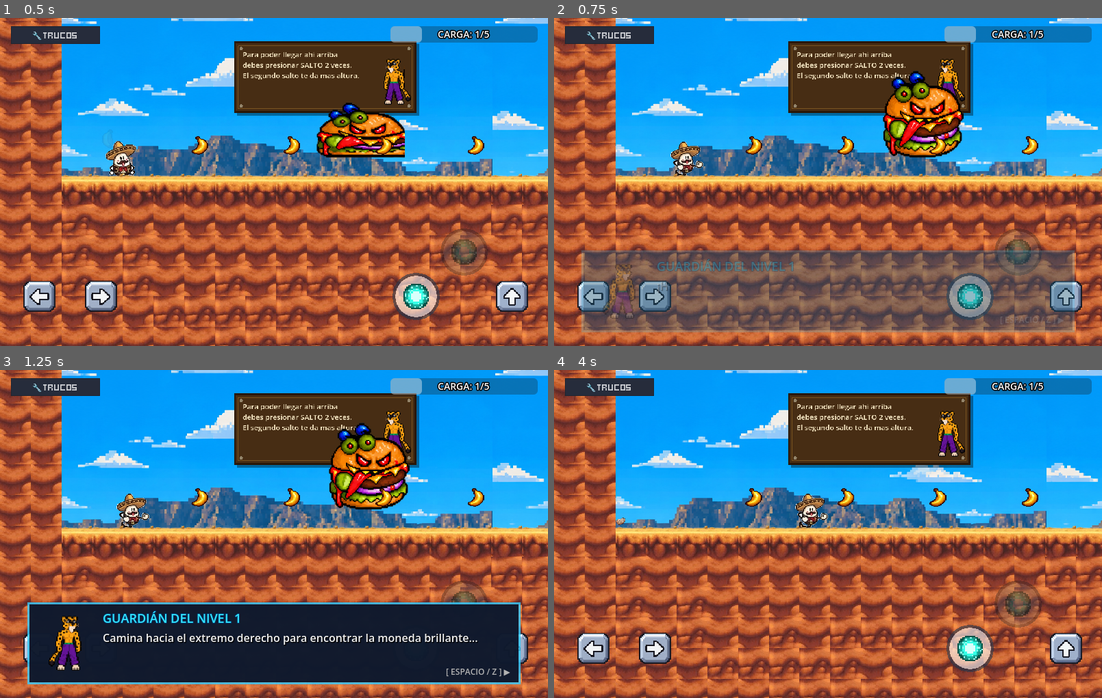
Above: before the commit, frames 1-4 (two rows, left to right).
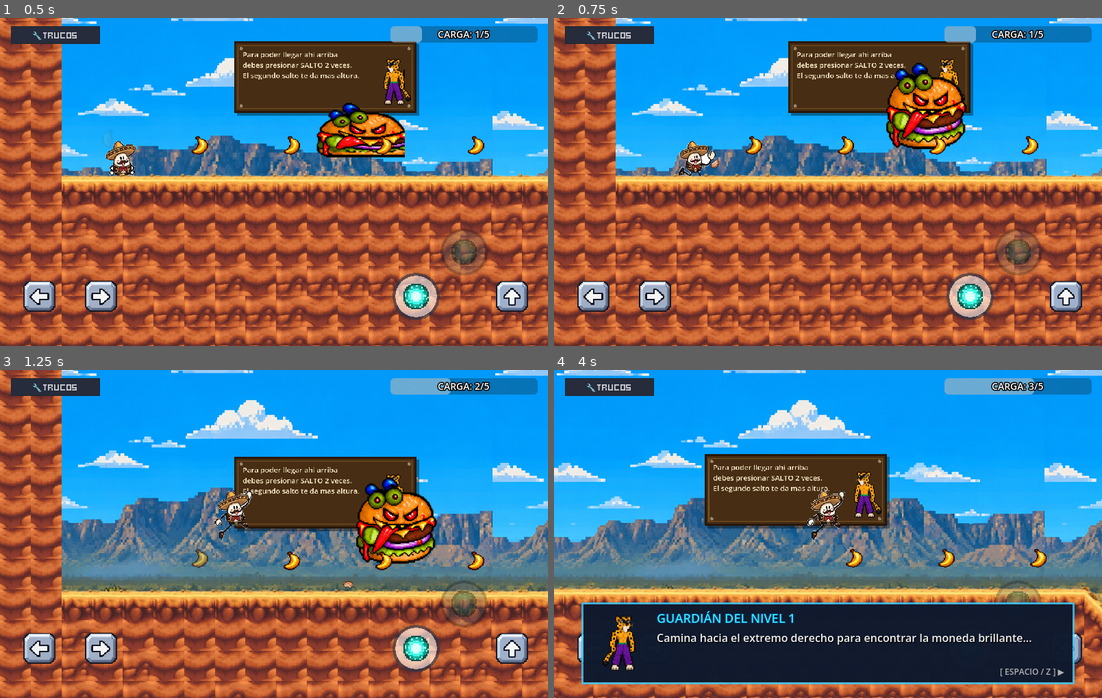
Above: after the commit, the same moments.

Repository: 2330215/aaaaaaaaaaa
Game: Godot game, scene res://game_singleplayer.tscn
Same seed, same stepped clock (60 frames per second), same inputs: the game is played once before the commit and once after it.
Inputs (mouse positions are in pixels of both pictures, inside the frame that each line leads up to):
- Up to frame 1 (0.5 s): no input
- Up to frame 2 (0.75 s): tap Enter (ui_accept) at 0.5 s; move the mouse to (948, 83) at 0.52 s; hold Right (move_right) from 0.53 s (still down); hold Enter (ui_accept) from 0.53 s (still down); click (948, 83) at 0.67 s
- Up to frame 3 (1.25 s): keep holding Right (move_right); keep holding Enter (ui_accept); tap Up (jump) at 0.77, 0.8, 1.07 s
- Up to frame 4 (4 s): move the mouse to (718, 550) at 1.27 s; release Enter (ui_accept) at 1.28 s; tap Up (jump) at 1.35, 1.52, 1.82, 2.3, 3.02, 3.32, 3.77, 3.8 s; tap Enter (ui_accept) at 1.55, 3.05 s; move the mouse to (882, 461) at 2.02 s; release Right (move_right) at 2.03 s; hold Left (move_left) 2.03-2.78 s; hold Space (shoot) 2.03-2.78 s; move the mouse to (800, 599) at 2.77 s; hold Right (move_right) from 2.78 s (still down); tap X (special_attack) at 2.85 s; click (800, 599) at 2.92 s; move the mouse to (992, 583) at 3.52 s; hold Enter (ui_accept) from 3.53 s (still down)

Frame 1 is identical in both runs. In frame 2, 26% of the frame differs, in the area x 5-95%, y 10-96%; in frame 3, 63%; in frame 4, 69%, in the area x 0-100%, y 0-100%.

Commit message:
enemigo papa

Diff:
--- a/enemy/dialogue_enemy.gd
+++ b/enemy/dialogue_enemy.gd
@@ -38,6 +38,8 @@
 		and (event as InputEventMouseButton).button_index == MOUSE_BUTTON_LEFT \
 		and (event as InputEventMouseButton).pressed
 	if is_tap or is_click:
+		if _player_in_range == null:
+			return
 		_open_dialogue()
 
 
--- a/enemy/enemy_papa.gd
+++ b/enemy/enemy_papa.gd
@@ -1,25 +1,128 @@
-extends CharacterBody2D
+extends Enemy
+
+const PAPA_SCENE = preload("res://enemy/papa_projectile.tscn")
+
+@export var move_speed: float = 80.0
+@export var stop_distance: float = 120.0
+@export var attack_range: float = 300.0
+@export var attack_cooldown: float = 2.0
+
+@onready var lanzamiento: Marker2D = $LanzamientoPapa
+
+var attack_timer: float = 0.0
 
 
-const SPEED = 300.0
-const JUMP_VELOCITY = -400.0
+func _ready() -> void:
+	if not animation_player.animation_finished.is_connected(_on_animation_finished):
+		animation_player.animation_finished.connect(_on_animation_finished)
 
 
-func _process(delta):
-	# Add the gravity.
+func _physics_process(delta: float) -> void:
+	if _state == State.DEAD:
+		return
+
+	attack_timer -= delta
+
 	if not is_on_floor():
-		velocity += get_gravity() * delta
+		velocity.y += gravity * delta
+	else:
+		velocity.y = 0.0
 
-	# Handle jump.
-	if Input.is_action_just_pressed("ui_accept") and is_on_floor():
-		velocity.y = JUMP_VELOCITY
+	var jugador := obtener_jugador()
 
-	# Get the input direction and handle the movement/deceleration.
-	# As good practice, you should replace UI actions with custom gameplay actions.
-	var direction := Input.get_axis("ui_left", "ui_right")
-	if direction:
-		velocity.x = direction * SPEED
+	if animation_player.current_animation == &"ataque":
+		velocity.x = 0.0
+
+	elif jugador != null:
+		var distancia_x := jugador.global_position.x - global_position.x
+
+		if absf(distancia_x) > stop_distance:
+			velocity.x = signf(distancia_x) * move_speed
+			sprite.flip_h = velocity.x < 0.0
+
+			if animation_player.current_animation != &"movimiento":
+				animation_player.play("movimiento")
+		else:
+			velocity.x = 0.0
+
+			if animation_player.current_animation != &"idle":
+				animation_player.play("idle")
+
+		if attack_timer <= 0.0 and obtener_jugador_cercano() != null:
+			atacar()
+			attack_timer = attack_cooldown
+
 	else:
-		velocity.x = move_toward(velocity.x, 0, SPEED)
+		velocity.x = 0.0
+
+		if animation_player.current_animation != &"idle":
+			animation_player.play("idle")
 
 	move_and_slide()
+
+
+func obtener_jugador() -> Player:
+	var jugador_cercano: Player = null
+	var distancia_minima := INF
+
+	for nodo in get_tree().get_nodes_in_group("player"):
+		if nodo is Player:
+			var distancia := global_position.distance_to(nodo.global_position)
+
+			if distancia < distancia_minima:
+				distancia_minima = distancia
+				jugador_cercano = nodo
+
+	return jugador_cercano
+
+
+func obtener_jugador_cercano() -> Player:
+	var jugador := obtener_jugador()
+
+	if jugador != null:
+		if global_position.distance_to(jugador.global_position) <= attack_range:
+			return jugador
+
+	return null
+
+
+func atacar() -> void:
+	if obtener_jugador_cercano() != null:
+		animation_player.play("ataque")
+
+
+func lanzar_papa() -> void:
+	var jugador := obtener_jugador_cercano()
+
+	if jugador == null or lanzamiento == null:
+		return
+
+	var papa = PAPA_SCENE.instantiate()
+
+	if papa == null:
+		return
+
+	papa.global_position = lanzamiento.global_position
+	papa.direction = lanzamiento.global_position.direction_to(jugador.global_position)
+
+	get_tree().current_scene.add_child(papa)
+
+
+func destroy() -> void:
+	if _state == State.DEAD:
+		return
+
+	_state = State.DEAD
+	velocity = Vector2.ZERO
+
+	if animation_player.has_animation(&"destroy"):
+		animation_player.play("destroy")
+	else:
+		queue_free()
+
+
+func _on_animation_finished(animation_name: StringName) -> void:
+	if animation_name == &"ataque":
+		animation_player.play("idle")
+	elif animation_name == &"destroy":
+		queue_free()
--- a/enemy/enemy_papa.tscn
+++ b/enemy/enemy_papa.tscn
@@ -1,7 +1,7 @@
 [gd_scene format=3 uid="uid://b6mi6l3tkae6h"]
 
 [ext_resource type="Script" uid="uid://btmm3bq7d2ge1" path="res://enemy/enemy_papa.gd" id="1_dfoyh"]
-[ext_resource type="Texture2D" uid="uid://d28b334tca4sa" path="res://enemy/papas.png" id="2_dfoyh"]
+[ext_resource type="Texture2D" uid="uid://deovbng166f6j" path="res://enemy/papa_completo.png" id="2_dfoyh"]
 [ext_resource type="Texture2D" uid="uid://coj0d33vyyqx1" path="res://player/bullet.webp" id="3_opqih"]
 [ext_resource type="AudioStream" uid="uid://dm7wsawmylc7b" path="res://enemy/hit.wav" id="4_1tfpt"]
 [ext_resource type="AudioStream" uid="uid://duwm7i44o75o2" path="res://enemy/explode.wav" id="5_835tt"]
@@ -69,6 +69,36 @@
 "transitions": PackedFloat32Array(1),
 "update": 1,
 "values": [7]
+}
+
+[sub_resource type="Animation" id="Animation_5dlo2"]
+resource_name = "ataque"
+length = 0.46666667
+tracks/0/type = "value"
+tracks/0/imported = false
+tracks/0/enabled = true
+tracks/0/path = NodePath("Sprite2D:frame")
+tracks/0/interp = 1
+tracks/0/loop_wrap = true
+tracks/0/keys = {
+"times": PackedFloat32Array(0, 0.099999994, 0.2, 0.3, 0.4),
+"transitions": PackedFloat32Array(1, 1, 1, 1, 1),
+"update": 0,
+"values": [7, 8, 9, 10, 11]
+}
+tracks/1/type = "method"
+tracks/1/imported = false
+tracks/1/enabled = true
+tracks/1/path = NodePath(".")
+tracks/1/interp = 1
+tracks/1/loop_wrap = true
+tracks/1/keys = {
+"times": PackedFloat32Array(0.46666667),
+"transitions": PackedFloat32Array(1),
+"values": [{
+"args": [],
+"method": &"lanzar_papa"
+}]
 }
 
 [sub_resource type="Animation" id="2"]
@@ -241,6 +271,7 @@
 }
 
 [sub_resource type="Animation" id="4"]
+length = 0.76666665
 loop_mode = 1
 tracks/0/type = "value"
 tracks/0/imported = false
@@ -249,15 +280,16 @@
 tracks/0/interp = 1
 tracks/0/loop_wrap = true
 tracks/0/keys = {
-"times": PackedFloat32Array(0, 0.06666667, 0.13333333, 0.16666667, 0.23333333, 0.312375, 0.37485, 0.46666667, 0.4998, 0.562275, 0.6, 0.62475, 0.7497, 0.812175, 0.87465, 0.937125),
-"transitions": PackedFloat32Array(1, 1, 1, 1, 1, 1, 1, 1, 1, 1, 1, 1, 1, 1, 1, 1),
-"update": 1,
-"values": [0, 1, 11, 3, 4, 5, 6, 7, 8, 9, 2, 10, 12, 13, 14, 15]
+"times": PackedFloat32Array(0, 0.099999994, 0.2, 0.3, 0.4, 0.5, 0.6, 0.7),
+"transitions": PackedFloat32Array(1, 1, 1, 1, 1, 1, 1, 1),
+"update": 1,
+"values": [0, 1, 2, 3, 4, 5, 6, 7]
 }
 
 [sub_resource type="AnimationLibrary" id="AnimationLibrary_0kjfc"]
 _data = {
 &"RESET": SubResource("8"),
+&"ataque": SubResource("Animation_5dlo2"),
 &"destroy": SubResource("2"),
 &"idle": SubResource("3"),
 &"rebote": SubResource("Animation_pmsee"),
@@ -265,7 +297,7 @@
 }
 
 [sub_resource type="RectangleShape2D" id="RectangleShape2D_cw150"]
-size = Vector2(26.857141, 22.28571)
+size = Vector2(21.714272, 20.57143)
 
 [sub_resource type="CanvasItemMaterial" id="6"]
 blend_mode = 1
@@ -291,18 +323,25 @@
 
 [node name="Sprite2D" type="Sprite2D" parent="." unique_id=113791239]
 material = SubResource("1")
-position = Vector2(4.000002, -7.6293945e-06)
-scale = Vector2(0.8, 0.8)
+position = Vector2(26.000004, 8.000001)
+scale = Vector2(0.23730174, 0.23730174)
 texture = ExtResource("2_dfoyh")
 flip_h = true
 hframes = 7
-vframes = 8
+vframes = 2
 
 [node name="AnimationPlayer" type="AnimationPlayer" parent="." unique_id=1500713053]
 libraries/ = SubResource("AnimationLibrary_0kjfc")
 
+[node name="LanzamientoPapa" type="Marker2D" parent="." unique_id=1427923324]
+position = Vector2(26, 10.000001)
+rotation = -1.5708
+scale = Vector2(3.5, 3.5)
+
 [node name="CollisionShape2D" type="CollisionShape2D" parent="." unique_id=1031691809]
-position = Vector2(17.000002, 9.999998)
+light_mask = 3
+visibility_layer = 3
+position = Vector2(26, 10.000001)
 rotation = -1.5708
 scale = Vector2(3.5, 3.5)
 shape = SubResource("RectangleShape2D_cw150")
--- /dev/null
+++ b/enemy/papa_projectile.gd
@@ -0,0 +1,20 @@
+extends RigidBody2D
+
+@export var speed: float = 450.0
+
+var direction: Vector2 = Vector2.RIGHT
+
+
+func _ready() -> void:
+	gravity_scale = 0.0
+	linear_velocity = direction.normalized() * speed
+	rotation = direction.angle()
+
+	await get_tree().create_timer(3.0).timeout
+	queue_free()
+
+
+func _on_body_entered(body: Node) -> void:
+	if body is Player:
+		body.die()
+		queue_free()
--- /dev/null
+++ b/enemy/papa_projectile.tscn
@@ -0,0 +1,141 @@
+[gd_scene format=3 uid="uid://c1lwbj73jooea"]
+
+[ext_resource type="Script" uid="uid://tj7xirn4vnup" path="res://enemy/papa_projectile.gd" id="1_h13w0"]
+[ext_resource type="Texture2D" uid="uid://coj0d33vyyqx1" path="res://player/bullet.webp" id="2_b1par"]
+[ext_resource type="Texture2D" uid="uid://bd8yljg0haegu" path="res://enemy/papa_proyectil.png" id="3_h13w0"]
+
+[sub_resource type="CanvasItemMaterial" id="1"]
+
+[sub_resource type="CanvasItemMaterial" id="2"]
+blend_mode = 1
+
+[sub_resource type="CanvasItemMaterial" id="3"]
+
+[sub_resource type="CanvasItemMaterial" id="CanvasItemMaterial_ltbhv"]
+blend_mode = 1
+
+[sub_resource type="Gradient" id="Gradient_o13ul"]
+interpolation_mode = 2
+colors = PackedColorArray(1, 1, 1, 1, 1, 1, 1, 0)
+
+[sub_resource type="GradientTexture2D" id="GradientTexture2D_0sj74"]
+gradient = SubResource("Gradient_o13ul")
+fill = 1
+fill_from = Vector2(0.5, 0.5)
+fill_to = Vector2(0.5, 0.01)
+
+[sub_resource type="RectangleShape2D" id="RectangleShape2D_dfoyh"]
+size = Vector2(20, 12)
+
+[sub_resource type="Animation" id="Animation_v7668"]
+length = 0.001
+tracks/0/type = "value"
+tracks/0/imported = false
+tracks/0/enabled = true
+tracks/0/path = NodePath("Sprite2D:modulate")
+tracks/0/interp = 1
+tracks/0/loop_wrap = true
+tracks/0/keys = {
+"times": PackedFloat32Array(0),
+"transitions": PackedFloat32Array(1),
+"update": 0,
+"values": [Color(1, 1, 1, 1)]
+}
+
+[sub_resource type="Animation" id="5"]
+resource_name = "destroy"
+length = 0.3
+tracks/0/type = "method"
+tracks/0/imported = false
+tracks/0/enabled = true
+tracks/0/path = NodePath(".")
+tracks/0/interp = 1
+tracks/0/loop_wrap = true
+tracks/0/keys = {
+"times": PackedFloat32Array(0.3),
+"transitions": PackedFloat32Array(1),
+"values": [{
+"args": [],
+"method": &"queue_free"
+}]
+}
+tracks/1/type = "value"
+tracks/1/imported = false
+tracks/1/enabled = true
+tracks/1/path = NodePath("CPUParticles2D:self_modulate")
+tracks/1/interp = 1
+tracks/1/loop_wrap = true
+tracks/1/keys = {
+"times": PackedFloat32Array(0, 0.3),
+"transitions": PackedFloat32Array(1, 1),
+"update": 0,
+"values": [Color(1, 1, 1, 1), Color(1, 1, 1, 0)]
+}
+tracks/2/type = "value"
+tracks/2/imported = false
+tracks/2/enabled = true
+tracks/2/path = NodePath("Sprite2D:modulate")
+tracks/2/interp = 1
+tracks/2/loop_wrap = true
+tracks/2/keys = {
+"times": PackedFloat32Array(0, 0.3),
+"transitions": PackedFloat32Array(1, 1),
+"update": 0,
+"values": [Color(1, 1, 1, 1), Color(1, 1, 1, 0)]
+}
+
+[sub_resource type="AnimationLibrary" id="AnimationLibrary_iv8gr"]
+_data = {
+&"RESET": SubResource("Animation_v7668"),
+&"destroy": SubResource("5")
+}
+
+[node name="Bullet" type="RigidBody2D" unique_id=686454690]
+z_index = 5
+material = SubResource("1")
+scale = Vector2(0.5, 0.5)
+collision_layer = 18
+collision_mask = 26
+mass = 0.0283333
+gravity_scale = 0.1
+continuous_cd = 2
+contact_monitor = true
+max_contacts_reported = 1
+script = ExtResource("1_h13w0")
+
+[node name="CPUParticles2D" type="CPUParticles2D" parent="." unique_id=1202721833]
+self_modulate = Color(1, 1, 1, 0)
+material = SubResource("2")
+emitting = false
+texture = ExtResource("2_b1par")
+lifetime = 0.1
+speed_scale = 3.0
+spread = 0.0
+gravity = Vector2(0, 0)
+color = Color(1, 1, 1, 0.705882)
+
+[node name="Sprite2D" type="Sprite2D" parent="." unique_id=715704943]
+material = SubResource("3")
+position = Vector2(1.9999962, -2)
+scale = Vector2(0.022617811, 0.023490412)
+texture = ExtResource("3_h13w0")
+
+[node name="Glow" type="Sprite2D" parent="Sprite2D" unique_id=1873109458]
+modulate = Color(0.501961, 1, 1, 0.25098)
+material = SubResource("CanvasItemMaterial_ltbhv")
+scale = Vector2(0.667, 0.667)
+texture = SubResource("GradientTexture2D_0sj74")
+
+[node name="CollisionShape2D" type="CollisionShape2D" parent="." unique_id=624076901]
+position = Vector2(2, 0)
+shape = SubResource("RectangleShape2D_dfoyh")
+
+[node name="Timer" type="Timer" parent="." unique_id=1887822516]
+one_shot = true
+autostart = true
+
+[node name="AnimationPlayer" type="AnimationPlayer" parent="." unique_id=534852036]
+libraries/ = SubResource("AnimationLibrary_iv8gr")
+
+[connection signal="body_entered" from="." to="." method="_on_body_entered"]
+[connection signal="timeout" from="Timer" to="." method="destroy"]
--- a/level/level.tscn
+++ b/level/level.tscn
@@ -12,8 +12,9 @@
 [ext_resource type="PackedScene" uid="uid://6mtip3ruyn" path="res://enemy/enemy.tscn" id="9_6gtgk"]
 [ext_resource type="PackedScene" uid="uid://df6kw4n78yq21" path="res://enemy/dialogue_enemy.tscn" id="9_cw150"]
 [ext_resource type="PackedScene" uid="uid://d3enemyjefe1x" path="res://enemy/enemy_jefe.tscn" id="10_jefe"]
-[ext_resource type="PackedScene" uid="uid://tutorial_sign_01" path="res://level/tutorial_sign.tscn" id="11_sign"]
-[ext_resource type="PackedScene" uid="uid://tutorial_sign_static" path="res://level/tutorial_sign_animated.tscn" id="12_sign_anim"]
+[ext_resource type="PackedScene" path="res://level/tutorial_sign.tscn" id="11_sign"]
+[ext_resource type="PackedScene" path="res://level/tutorial_sign_animated.tscn" id="12_sign_anim"]
+[ext_resource type="PackedScene" uid="uid://b6mi6l3tkae6h" path="res://enemy/enemy_papa.tscn" id="15_fm1jd"]
 
 [sub_resource type="TileSetAtlasSource" id="TileSetAtlasSource_cw150"]
 texture = ExtResource("2_0v1st")
@@ -1360,16 +1361,22 @@
 [node name="Enemy" parent="." unique_id=91234316 instance=ExtResource("9_6gtgk")]
 position = Vector2(562, 433)
 
-
 [node name="SignSaltoDoble" parent="." unique_id=2001000001 instance=ExtResource("11_sign")]
+z_index = -2
 position = Vector2(550, 310)
-sign_text = "Para poder llegar ahi arriba\ndebes presionar SALTO 2 veces.\nEl segundo salto te da mas altura."
+sign_text = "Para poder llegar ahi arriba
+debes presionar SALTO 2 veces.
+El segundo salto te da mas altura."
 sign_width = 380.0
 sign_height = 150.0
 font_size = 15
 
 [node name="SignPortal" parent="." unique_id=2001000002 instance=ExtResource("12_sign_anim")]
+z_index = -2
 position = Vector2(3400, 250)
 
 [node name="EnemyJefe" parent="." unique_id=1566113503 instance=ExtResource("10_jefe")]
 position = Vector2(3414, 5380)
+
+[node name="Enemy2" parent="." unique_id=46466502 instance=ExtResource("15_fm1jd")]
+position = Vector2(1999, 2167)
--- a/project.godot
+++ b/project.godot
@@ -30,7 +30,6 @@
 [autoload]
 
 Music="*res://music.tscn"
-
 
 [display]
 
Binary file added: enemy/papa_ataque.png
Not shown, changed: enemy/papa_ataque.png.import
Binary file added: enemy/papa_completo.png
Not shown, added: enemy/papa_completo.png.import
Binary file added: enemy/papa_movimiento.png
Not shown, added: enemy/papa_movimiento.png.import
Not shown, added: enemy/papa_projectile.gd.uid
Binary file added: enemy/papa_proyectil.png
Not shown, added: enemy/papa_proyectil.png.import
Binary file removed: enemy/papas.png
